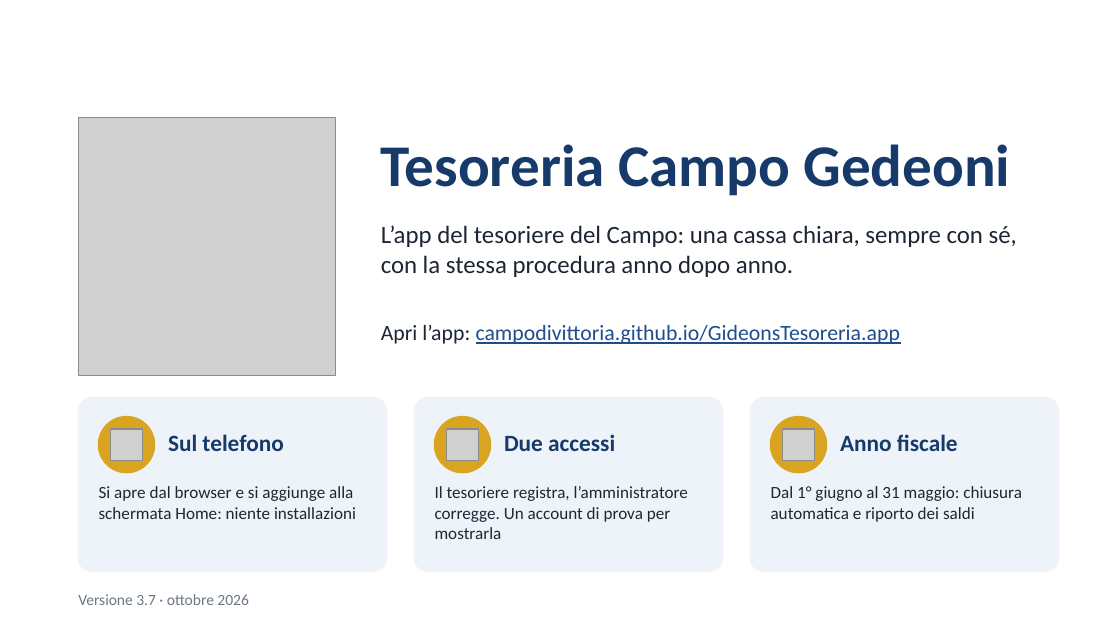
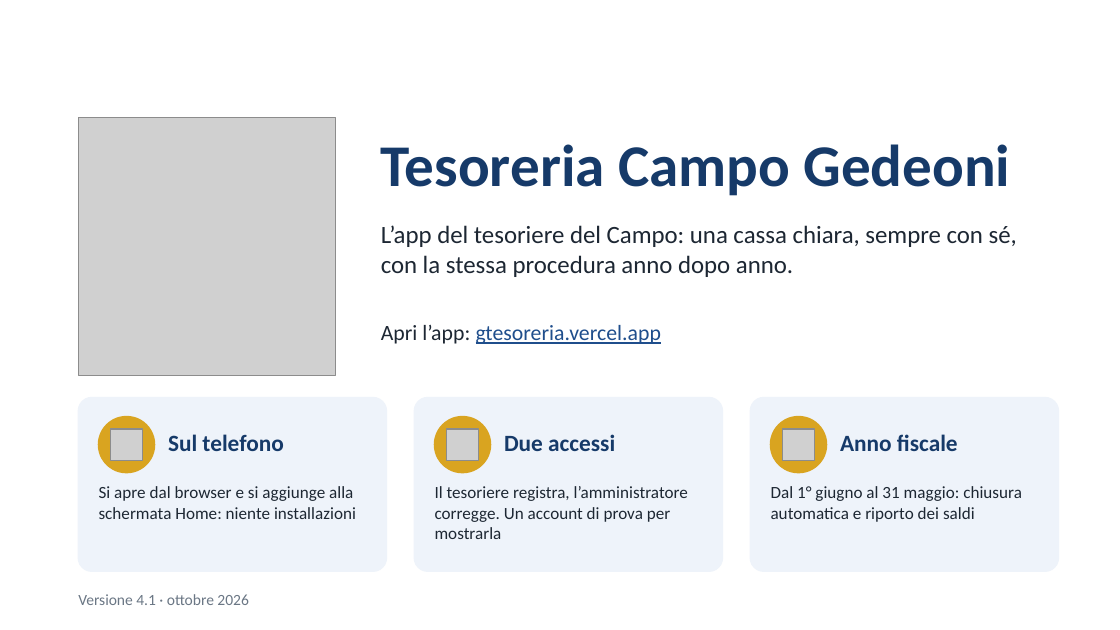
Before and after one commit to campodivittoria/GideonsTesoreria.app, a slide deck: slide 1 of presentazione/Tesoreria-Campo-Gedeoni.pptx. Drawn at 1120x630 pixels with LibreOffice and Linux fonts; fonts in the diff are those of the drawing; grey boxes stand for pictures. Boxes give left, top, right and bottom in pixels: in the first picture for what was removed or moved away, otherwise in the second. Text is boxed around its words. In the diff, an @@ line names an element or a change of style, - is before the commit and + after.

```diff
--- a/presentazione/Tesoreria-Campo-Gedeoni.pptx
+++ b/presentazione/Tesoreria-Campo-Gedeoni.pptx
@@ text at bbox=[381, 325, 661, 344]: text changed @@
-Apri l’app: campodivittoria.github.io/GideonsTesoreria.app
+Apri l’app: gtesoreria.vercel.app
@@ text at bbox=[78, 594, 248, 605]: text changed @@
-Versione 3.7 · ottobre 2026
+Versione 4.1 · ottobre 2026
```
Also in this commit, not shown: 1 other slide changed, 2 other files.
